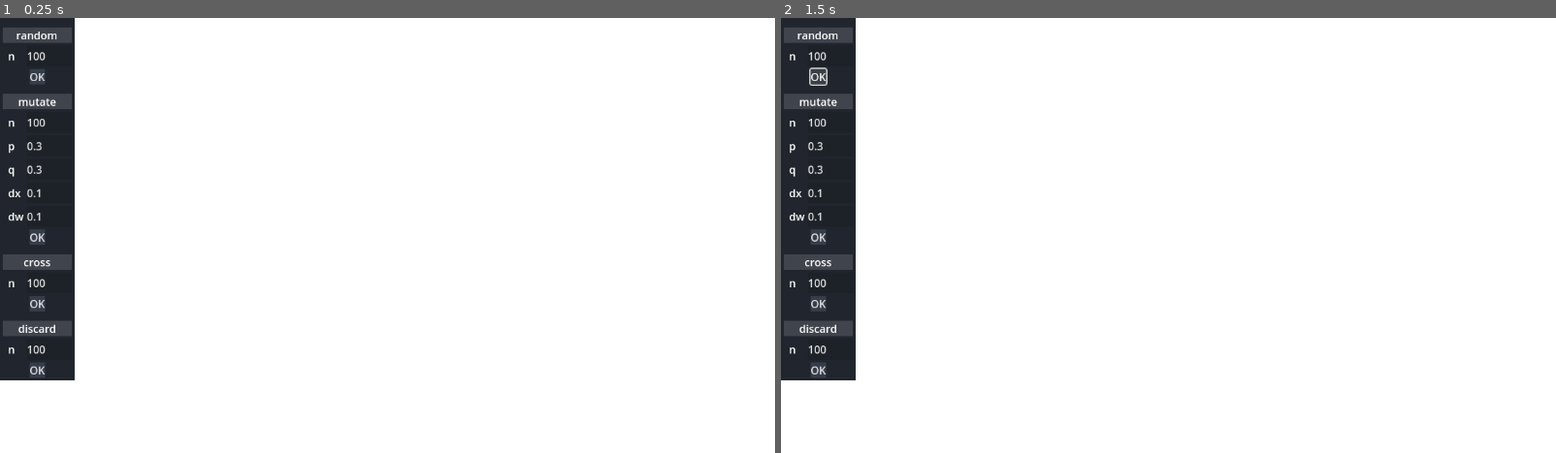
Above: before the commit, frames 1-2 (left to right).
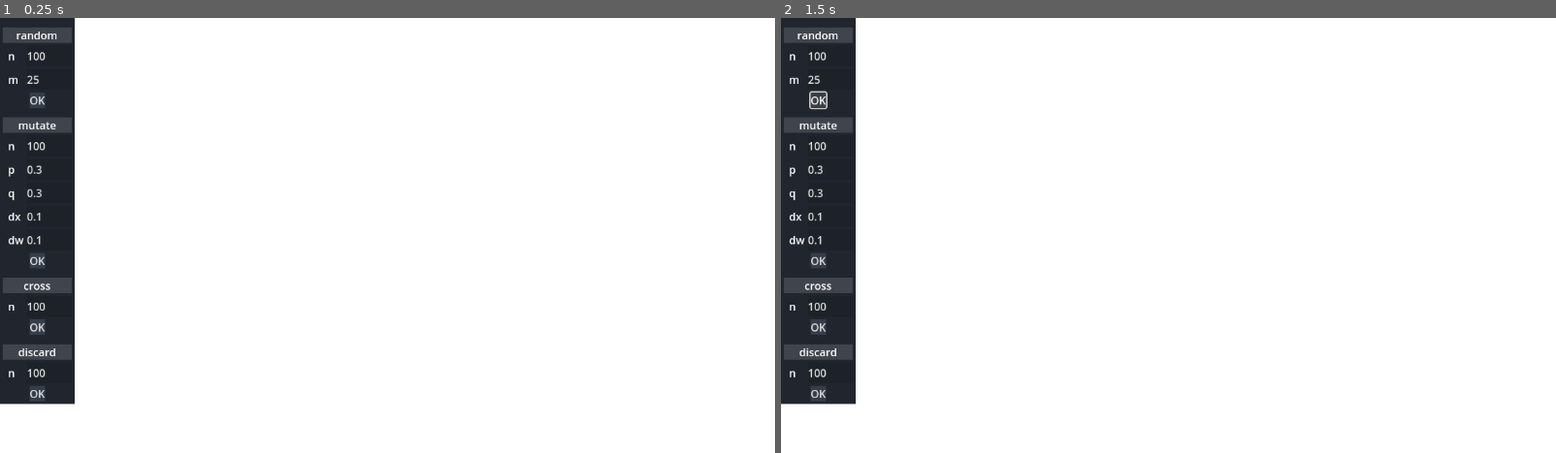
Above: after the commit, the same moments.

Repository: adwaithhs/hap_rel
Game: Godot game, scene res://main.tscn
Same seed, same stepped clock (60 frames per second), same inputs: the game is played once before the commit and once after it.
Inputs:
- Up to frame 1 (0.25 s): no input
- Up to frame 2 (1.5 s): click "OK" at 0.5 s; click "OK" at 1.25 s

The runs differ from the first frame. In frame 1, 2.6% of the frame differs, in the area x 0-10%, y 11-89%; in frame 2, 2.7%.

Commit message:
implemented grid algo

Diff:
--- a/chromosome.gd
+++ b/chromosome.gd
@@ -5,7 +5,7 @@
 var genes: Array[Gene]= []
 var score = null
 
-static func random(radius, n_genes):
+static func random(radius, n_genes) -> Chromosome:
 	var child = Chromosome.new()
 	for i in n_genes:
 		var g = Gene.new()
@@ -15,7 +15,7 @@
 		child.genes.append(g)
 	return child
 
-func mutate(radius, p, q, dx, dw):
+func mutate(radius, p, q, dx, dw) -> Chromosome:
 	var child = Chromosome.new()
 	for gene in genes:
 		var g = Gene.new()
@@ -34,9 +34,9 @@
 		child.genes.append(g)
 	return child
 
-func cross(ch1):
+func cross(ch1) -> Chromosome:
 	var child = Chromosome.new()
-	var gs1 = self.genes
+	var gs1 = genes
 	var gs2 = ch1.genes
 	if len(gs1) < len(gs2):
 		var temp = gs1
@@ -46,17 +46,65 @@
 	gs1.shuffle()
 	for i in len(gs2):
 		if randf() < 0.5:
-			child.genes.append(gs1[i])
+			child.genes.append(gs1[i].copy())
 		else:
-			child.genes.append(gs2[i])
+			child.genes.append(gs2[i].copy())
 	for i in range(len(gs2), len(gs1)):
 		if randf() < 0.5:
-			child.genes.append(gs1[i])
+			child.genes.append(gs1[i].copy())
 	return child
 
 static func randz():
 	return 2*randf() - 1
 
-func dissect():
+var tree_root = null
+var subsets
+var matrix
+
+func dissect(radius):
 	genes.sort_custom(func(a, b): return a.weight > b.weight)
 	print(genes[0].weight)
+	var n = floor(2.0 / radius)
+	matrix = []
+	matrix.resize(n+2)
+	for i in n+2:
+		var l = []
+		l.resize(n+2)
+		for j in n+2:
+			l[j] = GridNode.new()
+			l[j].pos = Vector2i(i, j)
+		matrix[i] = l
+	for g in genes:
+		var i = get_index(n, g.center.x)
+		var j = get_index(n, g.center.y)
+		matrix[i][j].genes.append(g)
+		g.pos = Vector2i(i, j)
+	for i in range(1, n+1):
+		for j in range(1, n+1):
+			matrix[i][j].init(n)
+	for g in genes:
+		var nbhood: Array[GridNode]= []
+		for i in range(
+			clampi(g.pos.x - 1, 1, n),
+			clampi(g.pos.x + 1, 1, n) + 1
+		):
+			for j in range(
+				clampi(g.pos.y - 1, 1, n),
+				clampi(g.pos.y + 1, 1, n) + 1,
+			):
+				nbhood.append(matrix[i][j])
+		var nh = []
+		for node in nbhood:
+			if true: #intersect(node, gene) != phi:
+				nh.append(node)
+		nbhood = nh
+		for node in nbhood:
+			if node.covered:
+				continue
+			node.intersect(g, radius)
+		for node in nbhood:
+			node.newsubs = []
+
+func get_index(n: int, x: float):
+	var i = floor((x + 1.0) / 2 * n) + 1
+	return clamp(i, 0, n+1)
--- a/gene.gd
+++ b/gene.gd
@@ -4,3 +4,12 @@
 
 var center:= Vector2()
 var weight:= 0.0
+var active:= false
+var pos:= Vector2i()
+var i:= -1
+
+func copy():
+	var g = Gene.new()
+	g.center = center
+	g.weight = weight
+	return g
--- /dev/null
+++ b/grid_node.gd
@@ -0,0 +1,202 @@
+extends RefCounted
+
+class_name GridNode
+
+const TOL = 1e-6
+
+var pos:= Vector2i()
+var genes: Array[Gene]= []
+var area:= []
+var subsets: Array[Subset]= []
+var newsubs:= []
+var covered:= false
+
+func init(n):
+	var i = pos.x
+	var j = pos.y
+
+	var a00 = Vector2(i-1, j-1)*2/n + Vector2(-1, -1)
+	var a10 = Vector2(i, j-1)*2/n + Vector2(-1, -1)
+	var a11 = Vector2(i, j)*2/n + Vector2(-1, -1)
+	var a01 = Vector2(i-1, j)*2/n + Vector2(-1, -1)
+	area = [
+		Edge.new(a00, a10),
+		Edge.new(a10, a11),
+		Edge.new(a11, a01),
+		Edge.new(a01, a00),
+	]
+	var s = Subset.new()
+	s.comps.append(area)
+	subsets.append(s)
+
+func intersect(g: Gene, radius: float):
+	var center = g.center
+	newsubs = []
+	for sset in subsets:
+		var int_comps = []
+		var ext_comps = []
+		for comp in sset.comps:
+			var ps: Array[PointData]= []
+			for i in len(comp):
+				var edge = comp[i]
+				if edge is Edge:
+					var normal = (edge.v1 - edge.v2).orthogonal().normalized()
+					var c_line = edge.v1.dot(normal)
+					var c_circ = center.dot(normal)
+					var d = abs(c_line-c_circ)
+					if c_circ >= c_line + radius - TOL:
+						continue # outside
+					if c_circ <= c_line - radius - TOL:
+						continue # strictly inside
+					var th = acos((c_circ - c_line) / radius)
+					var u1 = center + radius * (-normal).rotated(+th)
+					var u2 = center + radius * (-normal).rotated(-th)
+
+					var pds = []
+
+					if (u1-u2).length() < TOL:
+						var u = center - radius * normal
+						pds = [PointData.new(u, i, center, IN_IN)]
+					else:
+						pds = [
+							PointData.new(u1, i, center, IN_OUT),
+							PointData.new(u2, i, center, OUT_IN),
+						]
+					for pd in pds:
+						var u = pd.p
+						var v = (edge.v2 - edge.v1)
+						if (
+							v.dot(u-edge.v1) >= 0 and
+							(-v).dot(u-edge.v2) >= 0
+						):
+							ps.append(pd)
+
+			ps.sort_custom(func (a, b): return a.angle < b.angle)
+			ps = merge_points(ps)
+			if len(ps) == 0:
+				if is_circle_outside(comp, center, radius):
+					ext_comps.append(comp)
+				else:
+					int_comps.append(comp)
+				continue
+			var k:= -1
+			for i in len(ps):
+				var p = ps[i]
+				if p.dir == OUT_IN:
+					k = i
+					break
+			if k == -1:
+				continue # TODO: only IN_IN
+			var v1
+			var v2
+			var u1
+			var u2
+			var compi = []
+			var compes = []
+			for i in range(k - len(ps), k):
+				var dir = ps[i].dir
+				if dir == OUT_IN:
+					v1 = ps[i]
+					u1 = ps[i]
+					if v2 != null:
+						compi.append_array(get_b(comp, v2, v1))
+				else:
+					u2 = ps[i]
+					var compe = [Arc.new(center, u2.p, u1.p, -1)]
+					compe.append_array(get_b(comp, u1, u2))
+					compes.append(compe)
+					if dir == IN_IN:
+						u1 = u2
+				if dir == IN_OUT:
+					v2 = ps[i]
+					compi.append(Arc.new(center, v1.p, v2.p, 1))
+
+			compi.append_array(get_b(comp, v2, ps[k]))
+			int_comps.append(compi)
+			ext_comps.append_array(compes)
+
+		if len(int_comps) != 0:
+			var s = Subset.new()
+			s.comps = int_comps
+			newsubs.append(s)
+
+		if len(ext_comps) != 0:
+			var s = Subset.new()
+			s.comps = ext_comps
+			newsubs.append(s)
+
+
+func is_circle_outside(comp, center, radius):
+	for edge in comp:
+		for v in [edge.v1, edge.v2]:
+			var d = (v - center).length()
+			if d <= radius - TOL:
+				return false
+			if d >= radius + TOL:
+				return true
+	return false
+
+func get_b(comp: Array, p1: PointData, p2: PointData):
+	var i = p1.i
+	var j = p2.i
+	var ret = []
+	var u = p1.p
+	var edge = comp[i]
+	var v = (edge.v2 - edge.v1)
+	v.dot(u-edge.v1)
+	(-v).dot(u-edge.v2) >= 0
+	pass
+
+func merge_points(ps: Array[PointData]):
+	var ret = []
+	for i in len(ps):
+		if (
+			(ps[i].p - ps[i-1].p).length() < TOL and
+			ps[i].dir == ps[i-1].dir
+		):
+			pass
+		else:
+			ret.append(ps[i])
+	return ret
+
+
+const OUT_IN = -1
+const IN_IN = 0
+const IN_OUT = +1
+
+class PointData extends RefCounted:
+	var p:= Vector2()
+	var i:= -1
+	var dir:= IN_OUT
+	var angle:= 0.0
+
+	func _init(p: Vector2, i: int, center: Vector2, dir:=IN_OUT):
+		self.p = p
+		self.i = i
+		self.dir = dir
+		self.angle = (p-center).angle()
+
+class Edge extends RefCounted:
+	var v1:= Vector2()
+	var v2:= Vector2()
+	var dir:= 1
+
+	func _init(v1: Vector2, v2: Vector2, dir:=1):
+		self.v1 = v1
+		self.v2 = v2
+		self.dir = dir
+
+class Arc extends RefCounted:
+	var center:= Vector2()
+	var v1:= Vector2()
+	var v2:= Vector2()
+	var dir:= 1
+
+	func _init(center: Vector2, v1: Vector2, v2: Vector2, dir:=1):
+		self.center = center
+		self.v1 = v1
+		self.v2 = v2
+		self.dir = dir
+
+class Subset extends RefCounted:
+	var comps:= []
--- a/ui/action_list.gd
+++ b/ui/action_list.gd
@@ -5,6 +5,9 @@
 	"inputs": [{
 		"key": "n",
 		"value": 100
+	}, {
+		"key": "m",
+		"value": 25
 	}],
 }, {
 	"key": "mutate",
